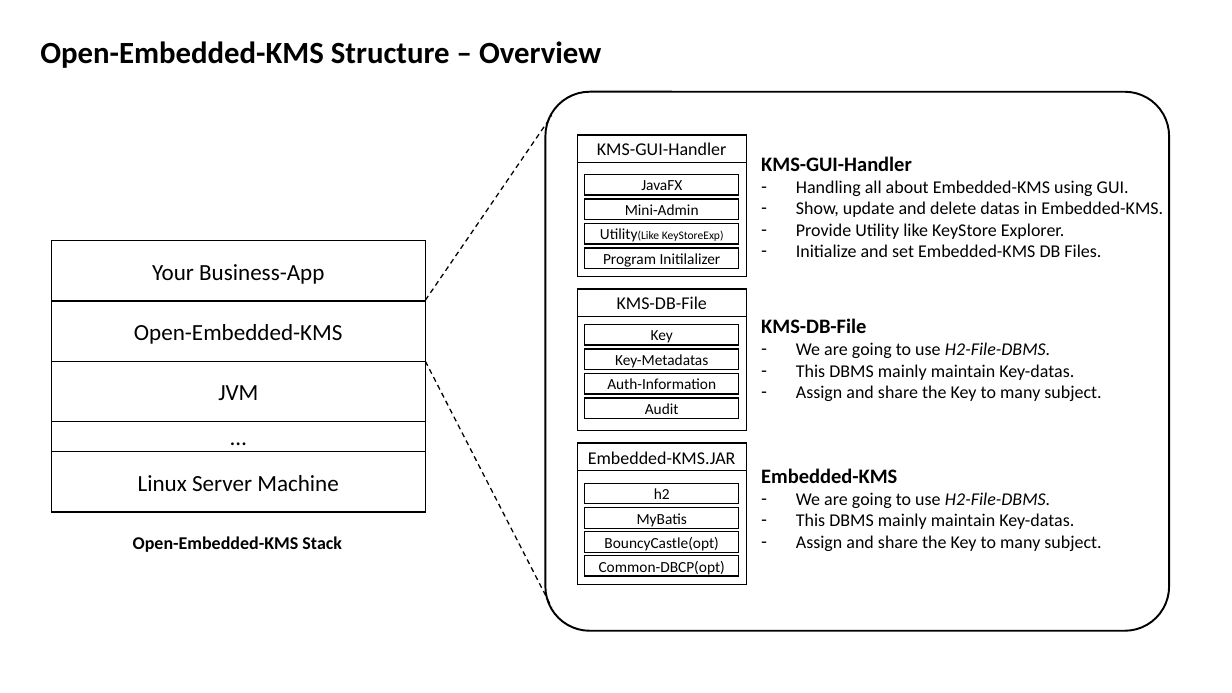
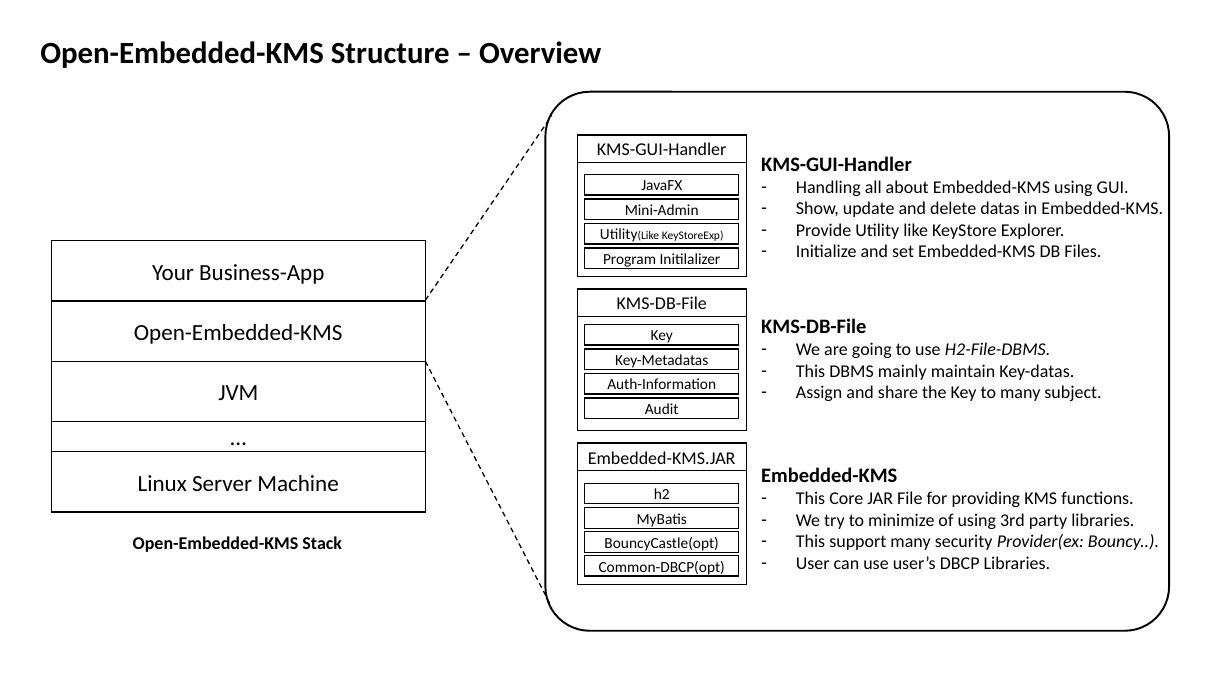
Before and after one commit to ehdvudee/OpenKMI, a slide deck: slide 7 of doc/Open-KMI_Project_Introduction.pptx. Drawn at 1232x693 pixels with LibreOffice and Linux fonts; fonts in the diff are those of the drawing. Boxes give left, top, right and bottom in pixels: in the first picture for what was removed or moved away, otherwise in the second. Text is boxed around its words. In the diff, an @@ line names an element or a change of style, - is before the commit and + after.

```diff
--- a/doc/Open-KMI_Project_Introduction.pptx
+++ b/doc/Open-KMI_Project_Introduction.pptx
@@ text at bbox=[796, 491, 1159, 569]: text changed @@
-– We are going to use H2-File-DBMS.
-– This DBMS mainly maintain Key-datas.
-– Assign and share the Key to many subject.
+– This Core JAR File for providing KMS functions.
+– We try to minimize of using 3rd party libraries.
+– This support many security Provider(ex: Bouncy..).
+– User can use user’s DBCP Libraries.
```
Also in this commit, not shown: 1 other file.
